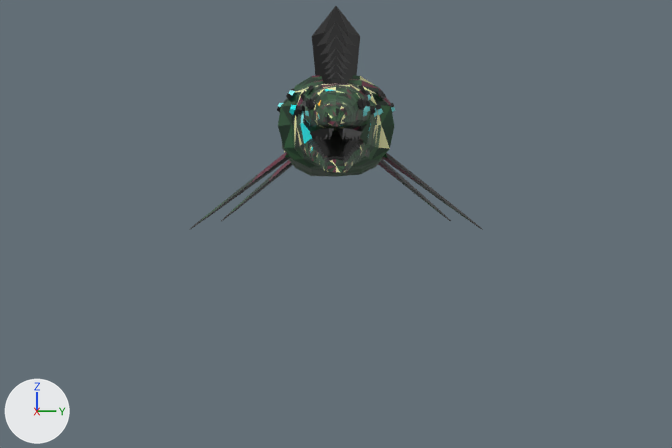
The Blender file MEGA BITE/Art/Mosasaurus_T6/export/Mosasaurus_T6_rigged.blend as it was, and as the next commit left it.
Rendered twice from the file's camera 'M6cam'. Arrows for +X, +Y and +Z are at lower left; the lights stay in place. The older version comes first.

The scene before the commit, as lines of its bpy script (objects in view):
```python
me_mosasaurus_t6 = bpy.data.meshes.new('Mosasaurus_T6')
me_mosasaurus_t6.from_pydata(...)  # 3062 vertices, 4812 faces; spans x -6.4..0.0, y -1.51..1.51, z -1.15..0.46
me_mosasaurus_t6.materials.append(mat_mosasaurus_t6_mat)  # picture img_mosasaurus_t6_tex
me_mosasaurus_t6_crystals = bpy.data.meshes.new('Mosasaurus_T6_Crystals')
me_mosasaurus_t6_crystals.from_pydata(...)  # 308 vertices, 396 faces; spans x -6.14..-1.4, y -0.25..0.25, z 0.05..1.16
me_mosasaurus_t6_crystals.materials.append(mat_mosasaurus_t6_mat)  # picture img_mosasaurus_t6_tex
ob_mosasaurus_t6 = bpy.data.objects.new('Mosasaurus_T6', me_mosasaurus_t6)
ob_mosasaurus_t6.location = (0.0, 0.0, 0.0)
ob_mosasaurus_t6_crystals = bpy.data.objects.new('Mosasaurus_T6_Crystals', me_mosasaurus_t6_crystals)
ob_mosasaurus_t6_crystals.location = (0.0, 0.0, 0.0)
```
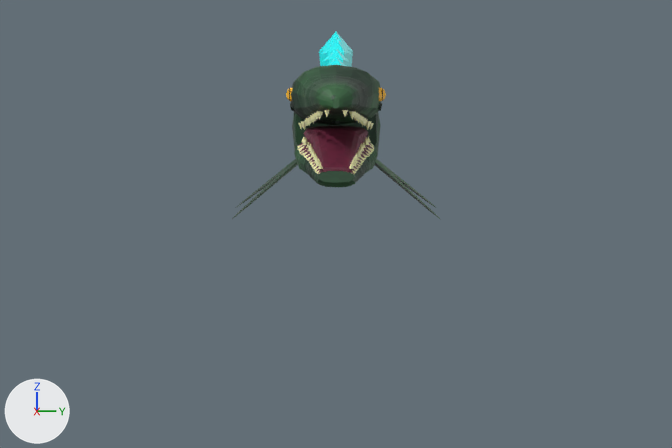
The change, as a diff of the scene's bpy script:
```diff
--- a/MEGA BITE/Art/Mosasaurus_T6/export/Mosasaurus_T6_rigged.blend.py
+++ b/MEGA BITE/Art/Mosasaurus_T6/export/Mosasaurus_T6_rigged.blend.py
@@ me_mosasaurus_t6 @@
-me_mosasaurus_t6.from_pydata(...)  # 3062 vertices, 4812 faces; spans x -6.4..0.0, y -1.51..1.51, z -1.15..0.46
+me_mosasaurus_t6.from_pydata(...)  # 3210 vertices, 5132 faces; spans x -6.4..0.0, y -1.07..1.07, z -1.04..0.55
+# me_mosasaurus_t6 part 1: the loose piece of 4 vertices spanning x -0.86..-0.8, y 0.19..0.27, z -0.24..-0.14 is moved by (-0.1, 0.1, 0.11)
+# me_mosasaurus_t6 part 2: the loose piece of 4 vertices spanning x -0.86..-0.8, y -0.27..-0.19, z -0.24..-0.14 is moved by (-0.1, -0.1, 0.11)
+# me_mosasaurus_t6 part 3: the loose piece of 4 vertices spanning x -0.26..-0.2, y 0.06..0.14, z -0.37..-0.27 is moved by (-0.05, 0.08, -0.13)
+# me_mosasaurus_t6 part 4: the loose piece of 4 vertices spanning x -0.26..-0.2, y -0.14..-0.06, z -0.37..-0.27 is moved by (-0.05, -0.08, -0.13)
+# me_mosasaurus_t6 part 5: the loose piece of 306 vertices spanning x -1.23..0.0, y -0.34..0.35, z -0.19..0.36 is rebuilt with 434 vertices and now spans x -1.75..0.0, y -0.48..0.47, z -0.5..0.55
+# me_mosasaurus_t6 part 6: the loose piece of 290 vertices spanning x -1.25..-0.13, y -0.25..0.24, z -0.44..-0.14 is rebuilt with 386 vertices and now spans x -1.66..-0.19, y -0.33..0.33, z -0.55..-0.07
+# me_mosasaurus_t6 part 7: the loose piece of 30 vertices spanning x -5.44..-4.31, y 0.18..1.19, z -1.06..-0.21 is rebuilt with 30 vertices and now spans x -5.45..-4.13, y 0.1..1.03, z -0.92..-0.21
+# me_mosasaurus_t6 part 8: the loose piece of 30 vertices spanning x -5.44..-4.31, y -1.19..-0.18, z -1.06..-0.21 is rebuilt with 30 vertices and now spans x -5.45..-4.13, y -1.03..-0.1, z -0.92..-0.21
+# me_mosasaurus_t6 part 9: the loose piece of 30 vertices spanning x -3.38..-2.24, y 0.31..1.51, z -1.15..-0.24 is rebuilt with 30 vertices and now spans x -3.22..-2.0, y 0.15..1.07, z -1.04..-0.23
+# me_mosasaurus_t6 part 10: the loose piece of 30 vertices spanning x -3.38..-2.24, y -1.51..-0.31, z -1.15..-0.24 is rebuilt with 30 vertices and now spans x -3.22..-2.0, y -1.07..-0.15, z -1.04..-0.23
+# me_mosasaurus_t6 part 11: 68 loose pieces with 640 vertices, spanning x -5.43..-0.01, y -0.61..0.61, z -0.39..0.34, are deleted
+# me_mosasaurus_t6 part 12: 2 vertices moved within x -3.81..-1.23, y 0.0..0.32, z -0.57..-0.26; 1155 vertices removed from x -4.7..-0.09, y -0.6..0.6, z -0.6..0.46; 1703 vertices added at x -5.25..-0.01, y -0.48..0.48, z -0.71..0.49
+# other edits to the shape of me_mosasaurus_t6 do not show in these pictures
 me_mosasaurus_t6.materials.append(mat_mosasaurus_t6_mat)
@@ me_mosasaurus_t6_crystals @@
-me_mosasaurus_t6_crystals.from_pydata(...)  # 308 vertices, 396 faces; spans x -6.14..-1.4, y -0.25..0.25, z 0.05..1.16
+me_mosasaurus_t6_crystals.from_pydata(...)  # 196 vertices, 252 faces; spans x -6.09..-1.75, y -0.18..0.18, z 0.12..0.89
+# me_mosasaurus_t6_crystals part 13: the loose piece of 14 vertices spanning x -3.85..-3.55, y -0.2..0.2, z 0.29..0.93 is scaled about its middle by (1.08, 0.888, 0.869), then moved by (0.16, 0.0, 0.0)
+# me_mosasaurus_t6_crystals part 14: the loose piece of 14 vertices spanning x -3.28..-2.89, y -0.25..0.25, z 0.29..1.16 is scaled about its middle by (0.8, 0.666, 0.568), then moved by (-0.04, 0.0, -0.14)
+# me_mosasaurus_t6_crystals part 15: the loose piece of 14 vertices spanning x -2.28..-2.05, y -0.15..0.15, z 0.28..0.72 is scaled about its middle by (1.13, 0.93, 0.838), then moved by (-0.55, 0.0, 0.03)
+# me_mosasaurus_t6_crystals part 16: the loose piece of 14 vertices spanning x -2.58..-2.31, y -0.17..0.17, z 0.29..0.85 is scaled about its middle by (0.855, 0.721, 0.523), then moved by (0.1, 0.0, -0.09)
+# me_mosasaurus_t6_crystals part 17: the loose piece of 14 vertices spanning x -2.01..-1.82, y -0.13..0.13, z 0.26..0.64 is scaled about its middle by (0.975, 0.816, 0.617), then moved by (-0.14, 0.0, 0.01)
+# me_mosasaurus_t6_crystals part 18: the loose piece of 14 vertices spanning x -1.77..-1.6, y -0.12..0.12, z 0.24..0.56 is scaled about its middle by (0.839, 0.694, 0.599), then moved by (-0.14, 0.0, 0.03)
+# me_mosasaurus_t6_crystals part 19: 8 loose pieces with 112 vertices, spanning x -6.14..-1.4, y -0.22..0.22, z 0.05..1.05, are deleted
+# other edits to the shape of me_mosasaurus_t6_crystals do not show in these pictures
 me_mosasaurus_t6_crystals.materials.append(mat_mosasaurus_t6_mat)
```

What differs and where, as boxes [x1, y1, x2, y2] in the pictures (672 x 448 px; the box of a moved part takes in the faces that stretch with it):
'Mosasaurus_T6', reshaped (29% narrower)
    before: [189, 75, 483, 230]
    after: [232, 65, 440, 219]
'Mosasaurus_T6_Crystals', reshaped
    before: [312, 6, 360, 84]
    after: [319, 32, 353, 67]
part 1 of me_mosasaurus_t6, moved or reshaped
    before: [358, 132, 362, 141]
    after: [366, 121, 372, 130]
part 2 of me_mosasaurus_t6, moved or reshaped
    before: [310, 132, 314, 141]
    after: [300, 121, 306, 130]
part 3 of me_mosasaurus_t6, moved or reshaped
    before: [345, 146, 350, 154]
    after: [351, 158, 356, 166]
part 4 of me_mosasaurus_t6, moved or reshaped
    before: [322, 146, 327, 154]
    after: [316, 158, 321, 166]
part 5 of me_mosasaurus_t6, rebuilt
    before: [303, 84, 371, 132]
    after: [291, 65, 381, 148]
part 6 of me_mosasaurus_t6, rebuilt
    before: [324, 132, 348, 160]
    after: [303, 126, 368, 171]
part 7 of me_mosasaurus_t6, rebuilt
    before: [378, 159, 451, 221]
    after: [376, 159, 435, 207]
part 8 of me_mosasaurus_t6, rebuilt
    before: [221, 160, 292, 221]
    after: [237, 159, 296, 207]
part 9 of me_mosasaurus_t6, rebuilt
    before: [382, 153, 483, 230]
    after: [374, 160, 440, 219]
part 10 of me_mosasaurus_t6, rebuilt
    before: [189, 152, 290, 230]
    after: [232, 160, 298, 219]
part 11 of me_mosasaurus_t6, deleted
    before: [277, 85, 395, 156]
part 12 of me_mosasaurus_t6, moved or reshaped
    before: [278, 75, 394, 177]
    after: [290, 102, 382, 187]
part 13 of me_mosasaurus_t6_crystals, moved or reshaped (not visible before)
    after: [319, 32, 353, 66]
part 14 of me_mosasaurus_t6_crystals, moved or reshaped
    before: [312, 6, 360, 76]
    after: [320, 38, 352, 67]
part 15 of me_mosasaurus_t6_crystals, moved or reshaped
    before: [321, 48, 351, 84]
    after: [322, 49, 350, 66]
part 16 of me_mosasaurus_t6_crystals, moved or reshaped (mostly hidden afterwards)
    before: [319, 36, 353, 80]
    after: [326, 57, 346, 66]
part 17 of me_mosasaurus_t6_crystals, moved or reshaped (not visible afterwards)
    before: [324, 56, 348, 84]
part 18 of me_mosasaurus_t6_crystals, moved or reshaped (not visible afterwards)
    before: [324, 64, 348, 84]
part 19 of me_mosasaurus_t6_crystals, deleted
    before: [316, 22, 356, 84]
